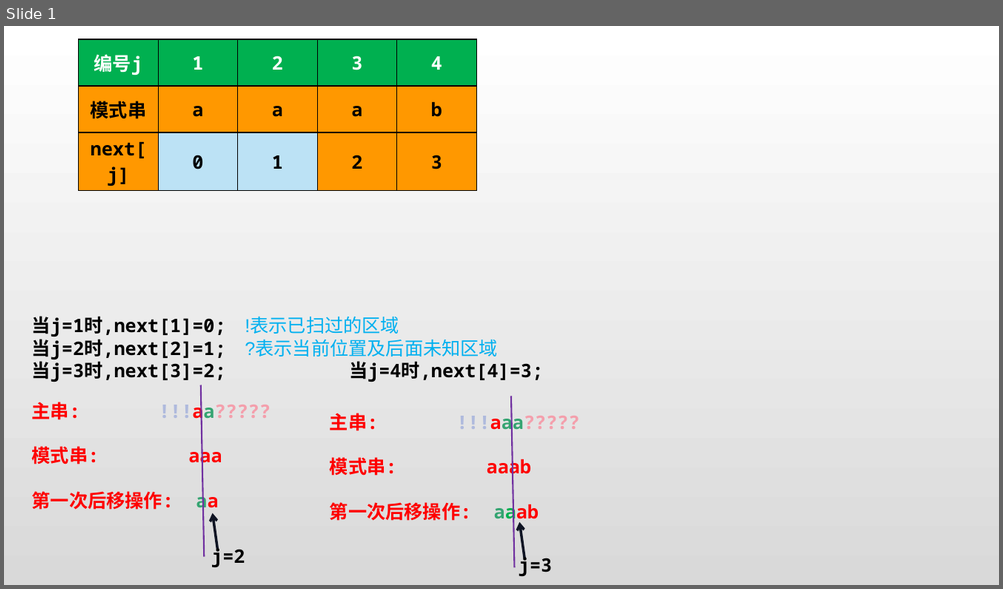
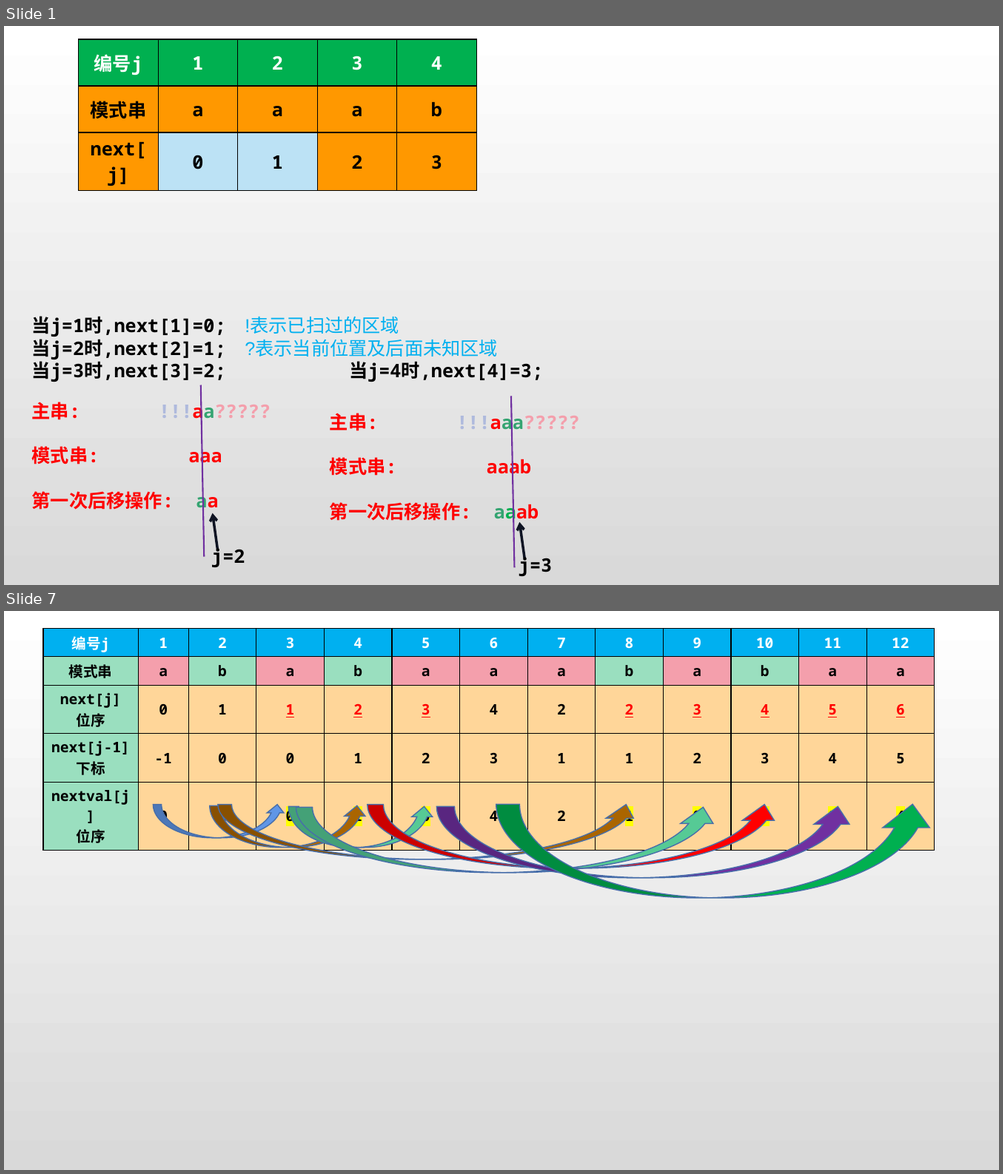
Before and after one commit to jk2020214154/Data_Structure_Code, a slide deck: 第四章 串/4.2 串的模式匹配/KMP图示.pptx. Shown one above the other, each under a label of ours: slide 1 before the commit, slides 1 and 7 after it; the slides between them are not shown. The pictures are 1003x589 and 1003x1174 pixels, drawn with LibreOffice and Linux fonts; fonts in the diff are those of the drawing. Boxes give left, top, right and bottom in pixels: in the first picture for what was removed or moved away, otherwise in the second. Text is boxed around its words. In the diff, an @@ line names an element or a change of style, - is before the commit and + after.

```diff
--- a/第四章 串/4.2 串的模式匹配/KMP图示.pptx
+++ b/第四章 串/4.2 串的模式匹配/KMP图示.pptx
@@ slide 7 added at (4, 611, 999, 1170), background gradient #FFFFFF to #D9D9D9 @@
@@ table added at (43, 628, 935, 846), 5 rows, 13 columns @@
+编号j | 1 | 2 | 3 | 4 | 5 | 6 | 7 | 8 | 9 | 10 | 11 | 12
+模式串 | a | b | a | b | a | a | a | b | a | b | a | a
+next[j] / 位序 | 0 | 1 | 1 | 2 | 3 | 4 | 2 | 2 | 3 | 4 | 5 | 6
+next[j-1] / 下标 | -1 | 0 | 0 | 1 | 2 | 3 | 1 | 1 | 2 | 3 | 4 | 5
+nextval[j] / 位序 | 0 | 1 | 0 | 1 | 0 | 4 | 2 | 1 | 0 | 1 | 0 | 4
@@ curved up arrow added at (153, 805, 286, 839), fill #6096E6, outline #476FAA 1 pt @@
@@ curved up arrow added at (210, 806, 367, 848), fill #AA6500, outline #476FAA 1 pt @@
@@ curved up arrow added at (218, 805, 640, 860), fill #AA6500, outline #476FAA 1 pt @@
@@ curved up arrow added at (288, 806, 434, 848), fill #56CA95, outline #476FAA 1 pt @@
@@ curved up arrow added at (296, 807, 719, 873), fill #56CA95, outline #476FAA 1 pt @@
@@ curved up arrow added at (367, 805, 781, 869), fill #FF0000, outline #476FAA 1 pt @@
@@ curved up arrow added at (437, 806, 856, 878), fill #7030A0, outline #476FAA 1 pt @@
@@ curved up arrow added at (496, 804, 936, 898), fill #00B050, outline #476FAA 1 pt @@
```
Also in this commit, not shown: 6 other slides added, 1 slide removed, 1 other file.
